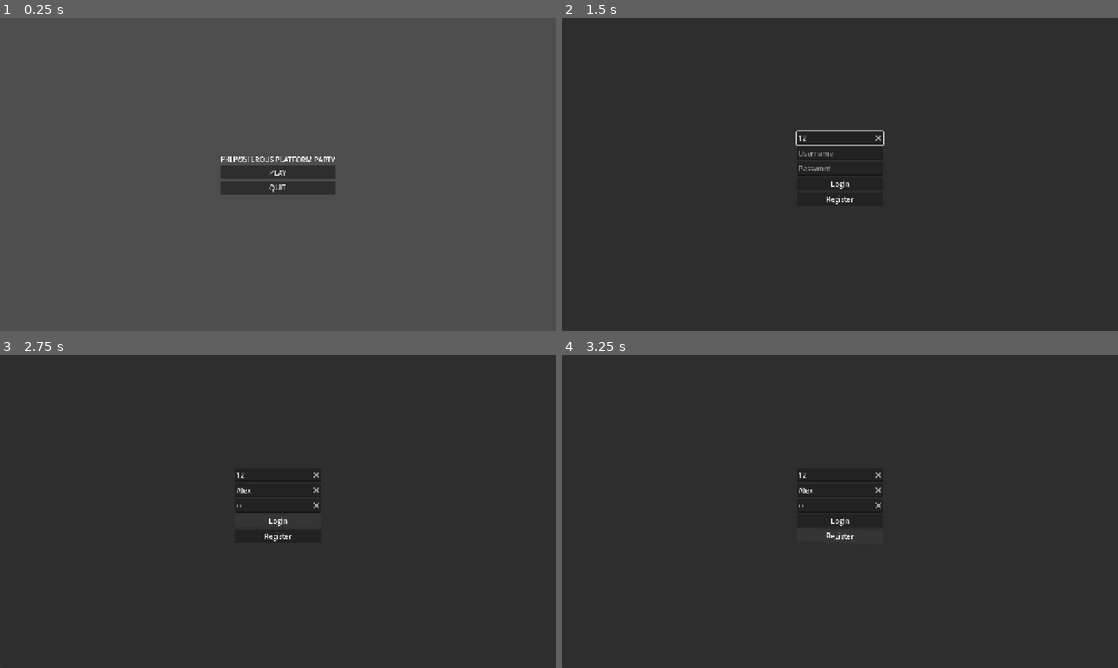
Above: before the commit, frames 1-4 (two rows, left to right).
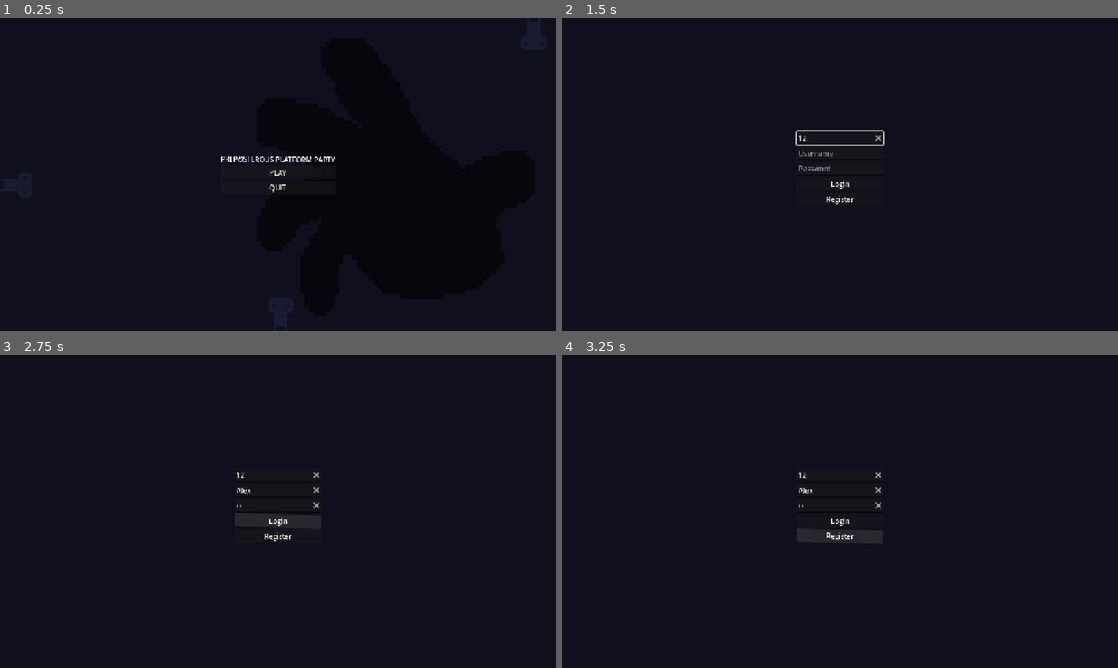
Above: after the commit, the same moments.

Repository: Fellpz9/ppp
Game: Godot game, scene res://scenes/MainMenu.tscn
Two runs of this game, one before a commit and one after it. Both use one fixed random seed, a clock stepped at 60 frames per second and the inputs below.
Inputs (mouse positions are in pixels of both pictures, inside the frame that each line leads up to):
- Up to frame 1 (0.25 s): no input
- Up to frame 2 (1.5 s): click "PLAY" at 0.5 s; click (840, 136) at 1.27 s; type "12" at 1.35 s
- Up to frame 3 (2.75 s): click (278, 489) at 1.5 s; type "Alex" at 1.58 s; click (278, 505) at 1.73 s; type "12" at 1.82 s; click "Login" at 2 s
- Up to frame 4 (3.25 s): click "Register" at 2.75 s

The runs differ from the first frame. In frame 1, 100% of the frame differs, in the area x 0-100%, y 0-100%; in frame 2, 96%; in frame 3, 97%; in frame 4, 97%.

Commit message:
Changes to menu stylization

Diff:
--- a/scenes/MainMenu.tscn
+++ b/scenes/MainMenu.tscn
@@ -1,6 +1,8 @@
 [gd_scene format=3 uid="uid://ca4qdvxu6xd8j"]
 
 [ext_resource type="Script" uid="uid://c7ooopo6pt738" path="res://scripts/MainMenu.gd" id="1_yqorp"]
+[ext_resource type="Texture2D" uid="uid://tfts8b2qbli6" path="res://assets/character_background.png" id="2_2wh52"]
+[ext_resource type="Texture2D" uid="uid://blkga6gvase8c" path="res://assets/hand_background.png" id="3_ow34m"]
 
 [node name="MainMenu" type="Node2D" unique_id=1078170973]
 
@@ -31,3 +33,34 @@
 [node name="QuitButton" type="Button" parent="Control/CenterContainer/VBoxContainer" unique_id=1875198923]
 layout_mode = 2
 text = "QUIT"
+
+[node name="ColorRect" type="ColorRect" parent="Control" unique_id=504414893]
+z_index = -2
+layout_mode = 1
+offset_right = 1280.0
+offset_bottom = 720.0
+mouse_filter = 2
+color = Color(0.05882353, 0.05882353, 0.11764706, 1)
+
+[node name="HandBackground" type="Sprite2D" parent="." unique_id=1292084351]
+z_index = -1
+position = Vector2(911, 366.00003)
+scale = Vector2(10, 10)
+texture = ExtResource("3_ow34m")
+
+[node name="CharacterBackground" type="Sprite2D" parent="." unique_id=390785787]
+position = Vector2(40, 384.00003)
+rotation = 1.5707964
+scale = Vector2(5, 5)
+texture = ExtResource("2_2wh52")
+
+[node name="CharacterBackground2" type="Sprite2D" parent="." unique_id=2105143649]
+position = Vector2(646.0001, 679)
+scale = Vector2(5, 5)
+texture = ExtResource("2_2wh52")
+
+[node name="CharacterBackground3" type="Sprite2D" parent="." unique_id=1961016316]
+position = Vector2(1229, 40.000004)
+rotation = 3.1415927
+scale = Vector2(5, 5)
+texture = ExtResource("2_2wh52")
--- a/scenes/OnlineMenu.tscn
+++ b/scenes/OnlineMenu.tscn
@@ -1,6 +1,12 @@
 [gd_scene format=3 uid="uid://8on1pstvx6y"]
 
 [ext_resource type="Script" uid="uid://c1gnpjj3dcxke" path="res://scripts/online_menu.gd" id="1_1en3f"]
+
+[sub_resource type="StyleBoxFlat" id="StyleBoxFlat_1en3f"]
+bg_color = Color(0.05882353, 0.05882353, 0.11764706, 1)
+
+[sub_resource type="StyleBoxFlat" id="StyleBoxFlat_djnhb"]
+bg_color = Color(0.6, 0.6, 0.6, 0)
 
 [node name="OnlineMenu" type="Control" unique_id=1902730116]
 layout_mode = 3
@@ -11,6 +17,8 @@
 layout_mode = 0
 offset_right = 1280.0
 offset_bottom = 720.0
+mouse_filter = 2
+theme_override_styles/panel = SubResource("StyleBoxFlat_1en3f")
 
 [node name="VBoxContainer" type="VBoxContainer" parent="LoginPanel" unique_id=1301445788]
 layout_mode = 1
@@ -60,6 +68,7 @@
 layout_mode = 0
 offset_right = 1280.0
 offset_bottom = 720.0
+theme_override_styles/panel = SubResource("StyleBoxFlat_djnhb")
 
 [node name="HBoxContainer" type="HBoxContainer" parent="LobbyPanel" unique_id=1697101344]
 layout_mode = 0
@@ -107,3 +116,11 @@
 offset_right = 250.0
 offset_bottom = 397.0
 horizontal_alignment = 1
+
+[node name="ColorRect" type="ColorRect" parent="." unique_id=1191713868]
+z_index = -2
+layout_mode = 1
+offset_right = 1280.0
+offset_bottom = 720.0
+mouse_filter = 2
+color = Color(0.05882353, 0.05882353, 0.11764706, 1)
--- a/scripts/MainMenu.gd
+++ b/scripts/MainMenu.gd
@@ -12,9 +12,40 @@
 	var tween = create_tween().set_loops()
 	tween.tween_property(title_label, "rotation_degrees", 2.0, 0.8).set_trans(Tween.TRANS_SINE)
 	tween.tween_property(title_label, "rotation_degrees", -2.0, 0.8).set_trans(Tween.TRANS_SINE)
+	var meus_botoes = [
+		play_button,quit_button
+	]
+	for btn in meus_botoes:
+		_setup_button_wobble(btn)
 
 func _on_play_pressed() -> void:
 	get_tree().change_scene_to_file("res://scenes/OnlineMenu.tscn")
 
 func _on_quit_pressed() -> void:
 	get_tree().quit()
+
+func _setup_button_wobble(btn: Button) -> void:
+	# Centraliza o eixo de rotação no meio do botão
+	btn.pivot_offset = btn.size / 2.0
+
+	# Quando o mouse entra, começa a balançar
+	btn.mouse_entered.connect(func():
+		# Cria uma animação em loop repetitivo
+		var tween = create_tween().set_loops()
+		tween.tween_property(btn, "rotation_degrees", 2.0, 0.8).set_trans(Tween.TRANS_SINE)
+		tween.tween_property(btn, "rotation_degrees", -2.0, 0.8).set_trans(Tween.TRANS_SINE)
+
+		# Guarda o tween dentro do botão para podermos parar depois
+		btn.set_meta("wobble_tween", tween)
+	)
+
+	# Quando o mouse sai, para de balançar e volta ao normal
+	btn.mouse_exited.connect(func():
+		if btn.has_meta("wobble_tween"):
+			var tween = btn.get_meta("wobble_tween")
+			if tween:
+				tween.kill() # Para a animação atual
+
+		# Volta a rotação para 0 suavemente
+		create_tween().tween_property(btn, "rotation_degrees", 0.0, 0.1)
+	)
--- a/scripts/online_menu.gd
+++ b/scripts/online_menu.gd
@@ -148,8 +148,8 @@
 	btn.mouse_entered.connect(func():
 		# Cria uma animação em loop repetitivo
 		var tween = create_tween().set_loops()
-		tween.tween_property(btn, "rotation_degrees", 2.0, 0.5).set_trans(Tween.TRANS_SINE)
-		tween.tween_property(btn, "rotation_degrees", -2.0, 0.5).set_trans(Tween.TRANS_SINE)
+		tween.tween_property(btn, "rotation_degrees", 2.0, 0.8).set_trans(Tween.TRANS_SINE)
+		tween.tween_property(btn, "rotation_degrees", -2.0, 0.8).set_trans(Tween.TRANS_SINE)
 
 		# Guarda o tween dentro do botão para podermos parar depois
 		btn.set_meta("wobble_tween", tween)
Binary file added: assets/character_background.png
Not shown, added: assets/character_background.png.import
Binary file added: assets/hand_background.png
Not shown, added: assets/hand_background.png.import
